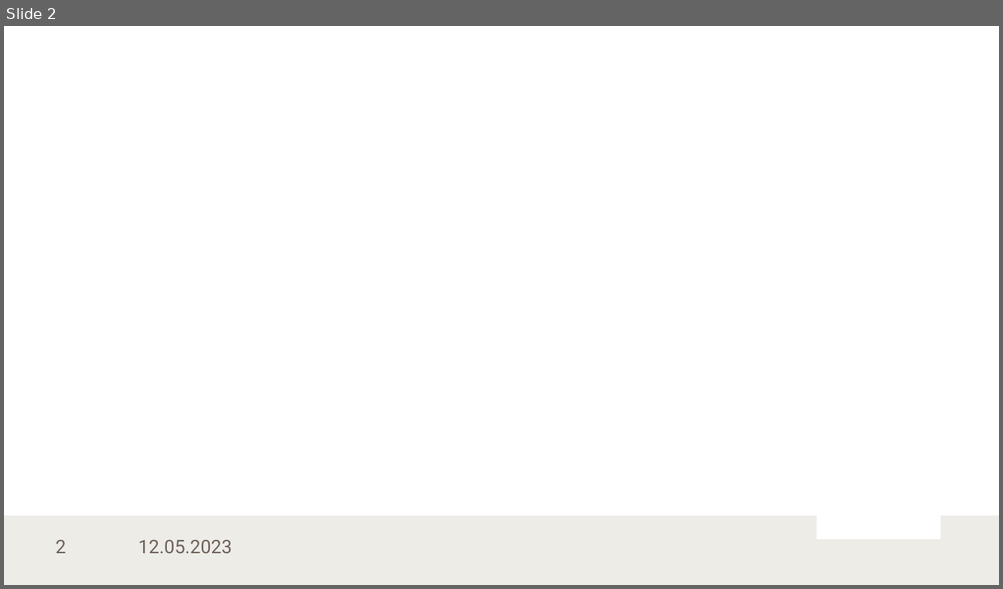
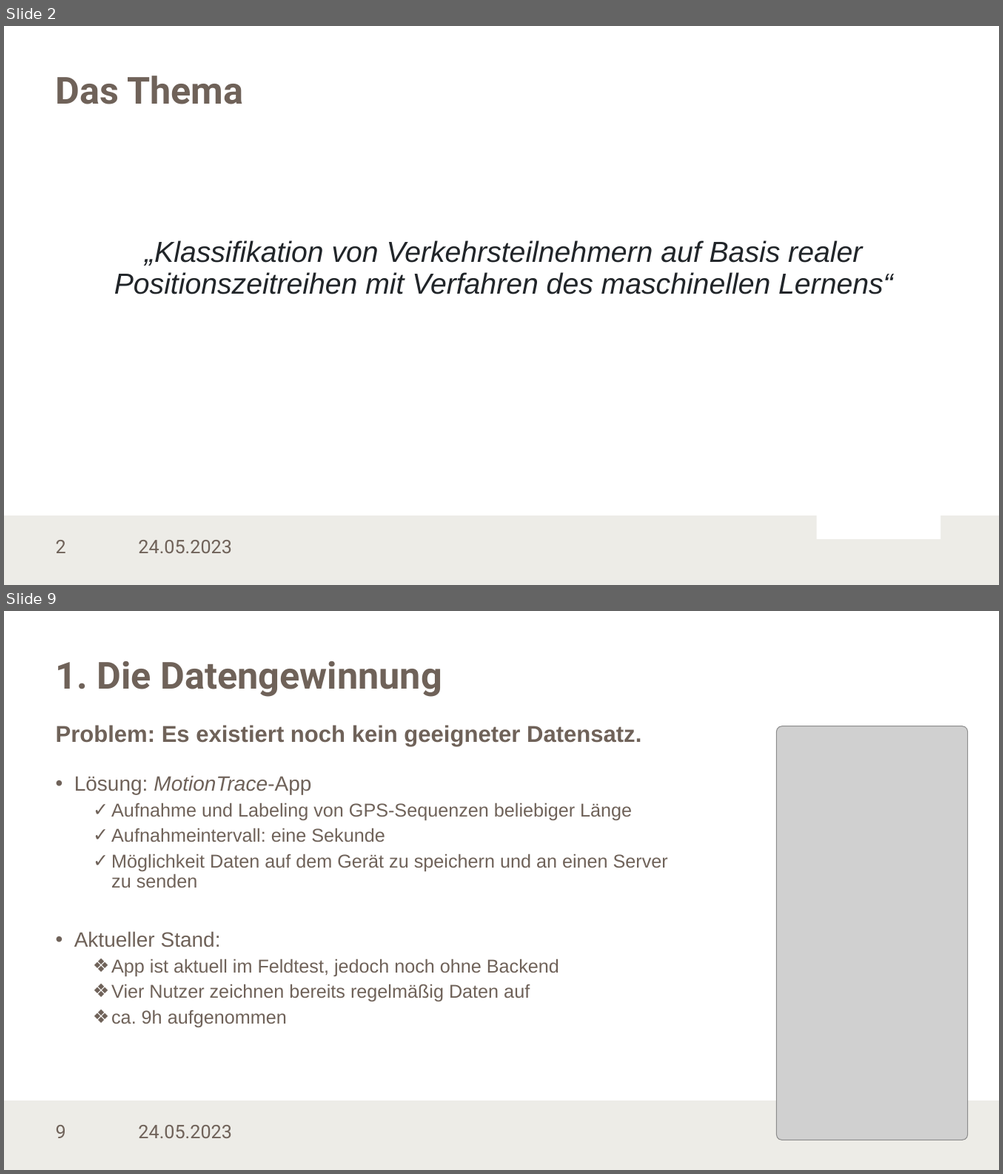
Before and after one commit to LennartKoepper/Bachelor-Thesis, a slide deck: Seminar/Bachelorseminar_25-04-2023.pptx. Shown one above the other, each under a label of ours: slide 2 before the commit, slides 2 and 9 after it; the slides between them are not shown. The pictures are 1003x589 and 1003x1174 pixels, drawn with LibreOffice and Linux fonts; fonts in the diff are those of the drawing; grey boxes stand for pictures; background and template pictures are left out. Boxes give left, top, right and bottom in pixels: in the first picture for what was removed or moved away, otherwise in the second. Text is boxed around its words. In the diff, an @@ line names an element or a change of style, - is before the commit and + after.

```diff
--- a/Seminar/Bachelorseminar_25-04-2023.pptx
+++ b/Seminar/Bachelorseminar_25-04-2023.pptx
@@ slide 9 added at (x1=4, y1=611, x2=999, y2=1170), background #FFFFFF; not listed: 2 template elements that a slide beside it also shows @@
@@ title added at (x1=56, y1=661, x2=442, y2=697), 36 pt, text #6F6259, bold @@
+1. Die Datengewinnung
@@ text added at (x1=56, y1=725, x2=641, y2=746), 22.2 pt, text #6F6259, bold @@
+Problem: Es existiert noch kein geeigneter Datensatz.
@@ picture added at (x1=777, y1=726, x2=967, y2=1141) @@
@@ text added at (x1=74, y1=775, x2=668, y2=888), 18 pt, text #6F6259 @@
+• Lösung: MotionTrace-App
+  ✓ Aufnahme und Labeling von GPS-Sequenzen beliebiger Länge
+  ✓ Aufnahmeintervall: eine Sekunde
+  ✓ Möglichkeit Daten auf dem Gerät zu speichern und an einen Server zu senden
@@ text added at (x1=74, y1=931, x2=559, y2=1028), 18 pt, text #6F6259 @@
+• Aktueller Stand:
+  ❖ App ist aktuell im Feldtest, jedoch noch ohne Backend
+  ❖ Vier Nutzer zeichnen bereits regelmäßig Daten auf
+  ❖ ca. 9h aufgenommen
@@ text added at (x1=138, y1=1125, x2=232, y2=1139), 18 pt, text #6F6259 @@
+24.05.2023
@@ slide 2 changed as well @@
@@ title added at (x1=56, y1=76, x2=243, y2=104), 36 pt, text #6F6259, bold @@
+Das Thema
@@ text added at (x1=114, y1=241, x2=893, y2=295), 28 pt, text #212529, italic @@
+„Klassifikation von Verkehrsteilnehmern auf Basis realer Positionszeitreihen mit Verfahren des maschinellen Lernens“
@@ text at (x1=138, y1=540, x2=232, y2=554): text changed @@
-12.05.2023
+24.05.2023
```
Also in this commit, not shown: 1 other slide changed, 18 other slides added, 2 other files.
